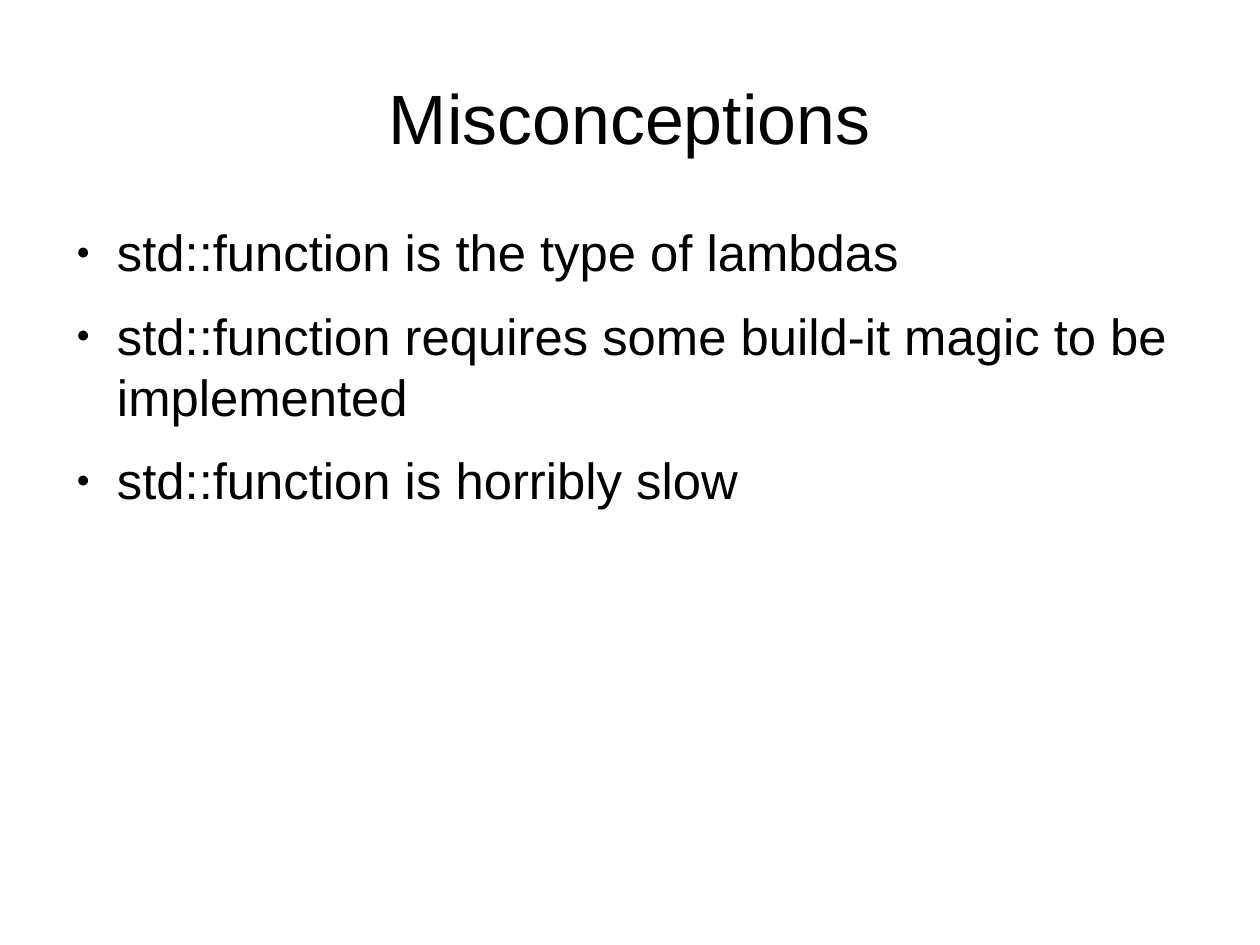
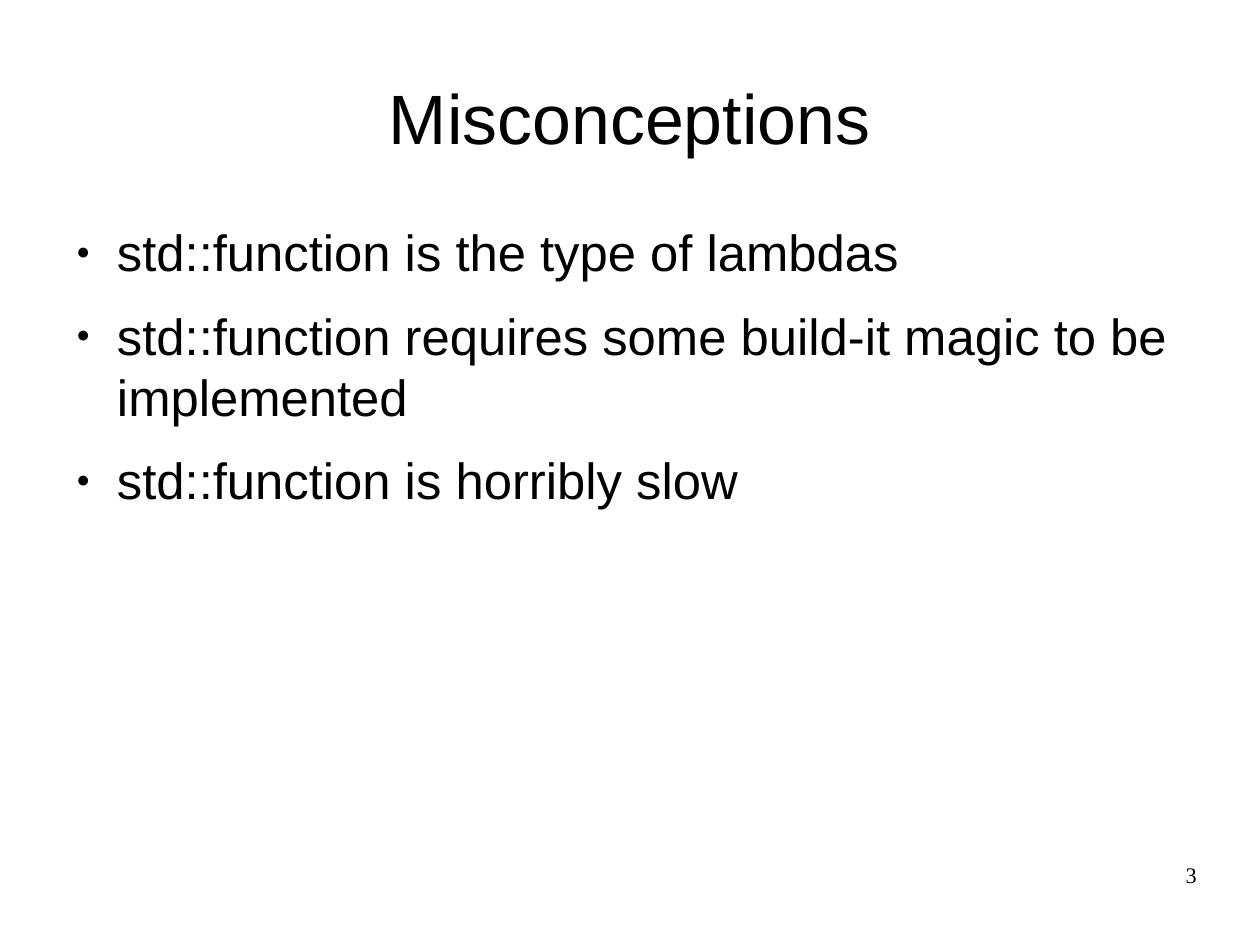
Before and after one commit to maciekgajewski/demystifying_std_function, a slide deck: slide 3 of demystifying-std-function.odp. Drawn at 1260x945 pixels with LibreOffice and Linux fonts; fonts in the diff are those of the drawing. Boxes give left, top, right and bottom in pixels: in the first picture for what was removed or moved away, otherwise in the second. Text is boxed around its words. In the diff, an @@ line names an element or a change of style, - is before the commit and + after.

```diff
--- a/demystifying-std-function.odp
+++ b/demystifying-std-function.odp
@@ page number added at <box>1186,868,1197,884</box>, 14 pt, text #000000 @@
+3
```
Also in this commit, not shown: 5 other slides changed, 11 slides added, 2 other files.
